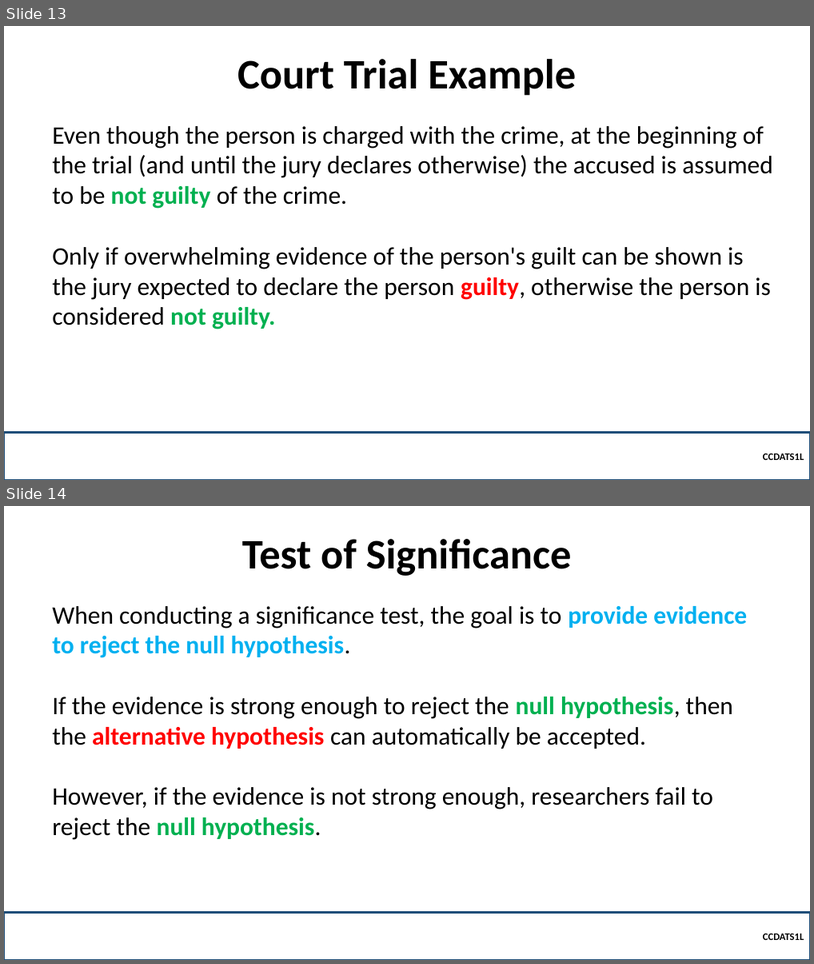
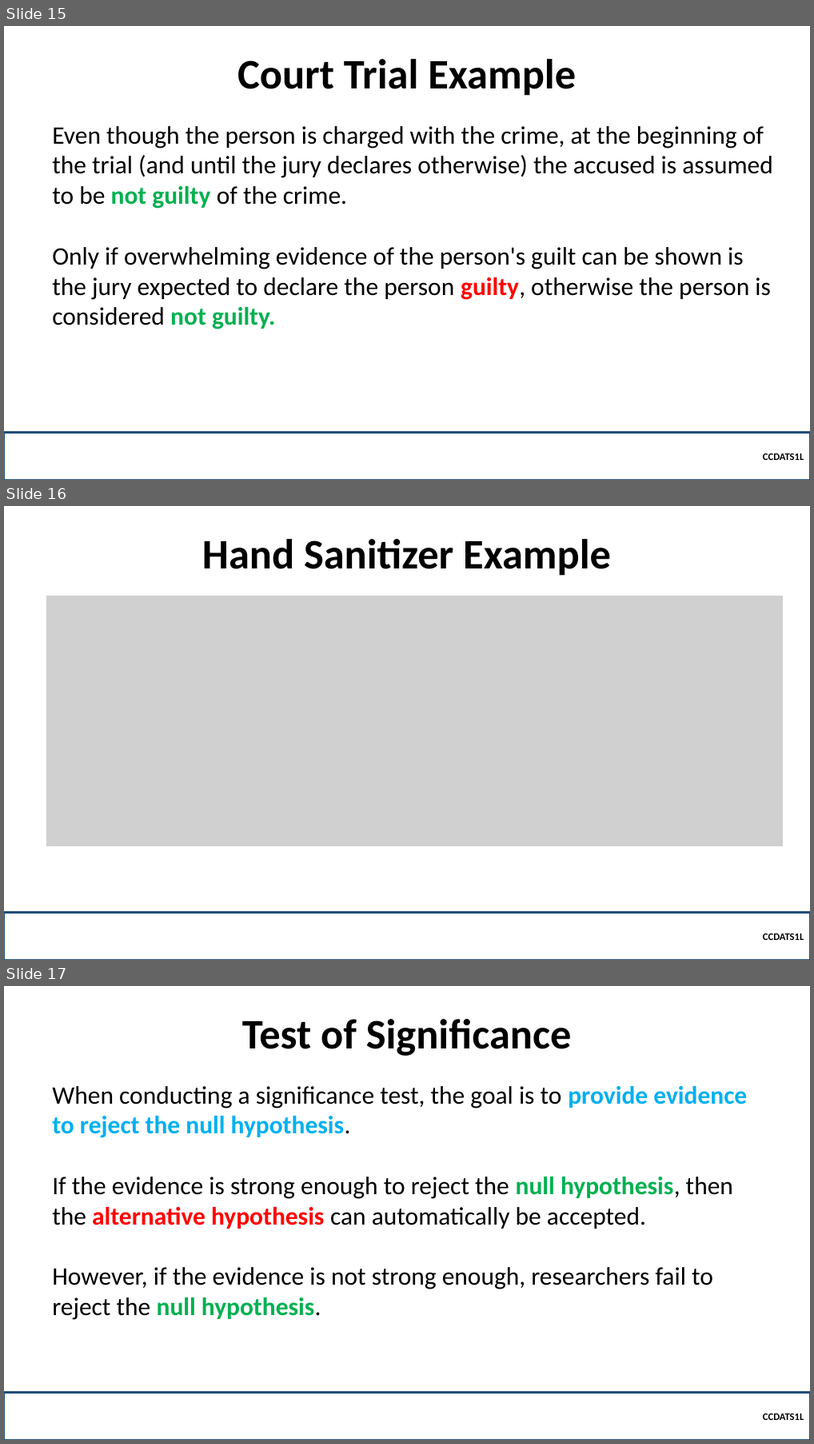
Before and after one commit to robitussin/CCDATS1L, a slide deck: week 10/Test of Significance.pptx. Shown one above the other, each under a label of ours: slides 13 and 14 before the commit, slides 15, 16 and 17 after it. The pictures are 814x964 and 814x1444 pixels, drawn with LibreOffice and Linux fonts; fonts in the diff are those of the drawing; grey boxes stand for pictures; background and template pictures are left out. Boxes give left, top, right and bottom in pixels: in the first picture for what was removed or moved away, otherwise in the second. Text is boxed around its words. In the diff, an @@ line names an element or a change of style, - is before the commit and + after.

```diff
--- a/week 10/Test of Significance.pptx
+++ b/week 10/Test of Significance.pptx
@@ slide 16 added at (4, 506, 810, 960), background picture (left out) @@
@@ title added at (202, 539, 611, 576), 50 pt, text #000000, bold @@
+Hand Sanitizer Example
@@ picture added at (46, 596, 783, 846) @@
@@ rectangle added at (4, 912, 810, 960), outline #1F4E79 2.25 pt, 12 pt, text #000000, bold @@
+  CCDATS1L
@@ what was slide 13 is now slide 15 @@
@@ what was slide 14 is now slide 17 @@
```
Also in this commit, not shown: 8 slides changed, 9 other slides added, 2 slides removed, 5 other files.
